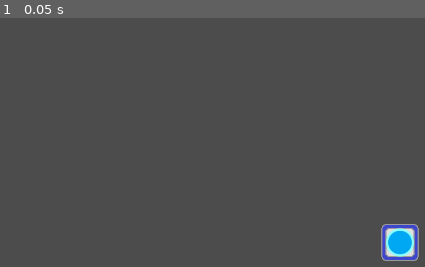
Above: before the commit, frame 1.
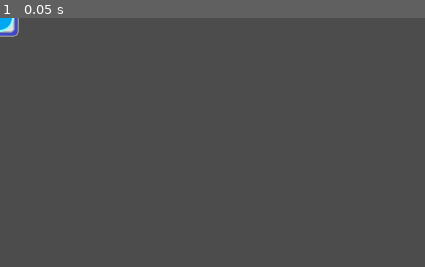
Above: after the commit, the same moment.

Repository: afkpuezo/blinkshooter
Game: Godot game, scene res://scenes/ui/action_ui/action_ui_tile.tscn
Two runs of this game, one before a commit and one after it. Both use one fixed random seed, a clock stepped at 60 frames per second and the inputs below. This scene is started directly instead of the project's main scene.
Inputs:
- Up to frame 1 (0.05 s): no input

The runs differ from the first frame. In frame 1, 1.6% of the frame differs, in the area x 0-99%, y 0-98%.

Commit message:
progress on ActionUIPanel

Diff:
--- a/project.godot
+++ b/project.godot
@@ -20,6 +20,11 @@
 "path": "res://scenes/units/player/player_components/action_bar.gd"
 }, {
 "base": "Control",
+"class": "ActionUIPanel",
+"language": "GDScript",
+"path": "res://scenes/ui/action_ui/action_ui_panel.gd"
+}, {
+"base": "Control",
 "class": "ActionUITile",
 "language": "GDScript",
 "path": "res://scenes/ui/action_ui/action_ui_tile.gd"
@@ -237,6 +242,7 @@
 _global_script_class_icons={
 "Action": "",
 "ActionBar": "",
+"ActionUIPanel": "",
 "ActionUITile": "",
 "AreaOverTimeAttack": "",
 "Blink": "",
--- a/scenes/demos/demo.tscn
+++ b/scenes/demos/demo.tscn
@@ -16,11 +16,14 @@
 [ext_resource path="res://scenes/ui/action_ui/assets/shuriken_item.png" type="Texture" id=14]
 [ext_resource path="res://scenes/actions/shuriken/shuriken_action.tscn" type="PackedScene" id=15]
 [ext_resource path="res://scenes/ui/action_ui/assets/small_gun_item.png" type="Texture" id=16]
+[ext_resource path="res://scenes/ui/action_ui/action_ui_panel.tscn" type="PackedScene" id=17]
 [ext_resource path="res://scenes/ui/action_ui/assets/big_gun_item.png" type="Texture" id=18]
 
 [node name="World" type="Node2D"]
 
 [node name="PlayerUI" parent="." instance=ExtResource( 12 )]
+
+[node name="ActionUIPanel" parent="PlayerUI" instance=ExtResource( 17 )]
 
 [node name="Tiles" type="Node2D" parent="."]
 
--- /dev/null
+++ b/scenes/ui/action_ui/action_ui_panel.gd
@@ -0,0 +1,77 @@
+extends Control
+class_name ActionUIPanel
+## This scene manages the UI tiles for one type of action - Actions or Weapons
+
+# these should be set before _ready
+var is_action = true # what type is monitored, as opposed to weapon
+var center_justified = true # as opposed to left justified
+
+var tiles := []
+export var tile_spacing := 92 # measured between the CENTER of each tile
+
+export var action_event := "player_action_bar_tick"
+export var weapon_event := "player_weapon_bar_tick"
+
+export(Array) var hotkeys = ["z", "x", "c", "v", "b"] # better way to get this?
+
+export(PackedScene) var tile_scene
+
+
+func _ready() -> void:
+	GameEvents.connect(
+		action_event if is_action else weapon_event,
+		self,
+		"on_tick"
+	)
+
+
+## updates tiles based on message from the ActionBar
+## if there is a new type, the tile placement will be re-calculated
+## (assumes the relative order of existing actions will be maintained)
+## msg format: 'actions': array of dictionaries, each dictionary has these fields:
+##		name, cooldown_remaining, can_trigger, was_triggered_this_frame
+func on_tick(msg):
+	var tile_index := 0
+	var actions: Array = msg['actions']
+	var should_update_placement := false
+
+	for action_index in range(len(actions)):
+		var action_dict: Dictionary = actions[action_index]
+
+		if action_dict['name'] == "empty":
+			continue
+
+		var tile: ActionUITile = tiles[tile_index] if tile_index < len(tiles) else null
+
+		if tile == null or tile.type != action_dict['name']:
+			tile = tile_scene.instance()
+			tile.set_type(action_dict['name'])
+			should_update_placement = true
+
+			tiles.insert(tile_index, tile)
+			tile_index += 1 # account for adding new tile
+			add_child(tile)
+
+		# this part happens whether or not the tile is new
+		tile.set_cooldown(action_dict['cooldown_remaining'])
+		tile.set_can_trigger(action_dict['can_trigger'])
+		tile.set_was_triggered(action_dict['was_triggered_this_frame'])
+
+		# clamping index makes sure that insert works
+		tile_index += 1
+		tile_index = min(tile_index, len(tiles))
+	# end for action_index
+	if should_update_placement:
+		update_tile_placement()
+
+
+## called when a new tile is added
+func update_tile_placement():
+	# determine starting position based on justification and number of tiles
+	var are_tiles_even = len(tiles) % 2 == 0
+	var starting_x = (tile_spacing / -2) if are_tiles_even else 0
+
+	if center_justified:
+		pass # TODO CONTINUE HERE
+	else:
+		pass
--- a/scenes/ui/action_ui/action_ui_panel.tscn
+++ b/scenes/ui/action_ui/action_ui_panel.tscn
@@ -1,5 +1,10 @@
-[gd_scene format=2]
+[gd_scene load_steps=3 format=2]
+
+[ext_resource path="res://scenes/ui/action_ui/action_ui_panel.gd" type="Script" id=1]
+[ext_resource path="res://scenes/ui/action_ui/action_ui_tile.tscn" type="PackedScene" id=2]
 
 [node name="ActionUIPanel" type="Control"]
 anchor_right = 1.0
 anchor_bottom = 1.0
+script = ExtResource( 1 )
+tile_scene = ExtResource( 2 )
--- a/scenes/ui/action_ui/action_ui_tile.gd
+++ b/scenes/ui/action_ui/action_ui_tile.gd
@@ -2,17 +2,20 @@
 class_name ActionUITile
 ## Component of the Action UI, this models a single equipped action
 
+var type: String = "Default"
 
 export(Color) var default_modulate
 export(Color) var not_ready_modulate
+
+export var no_cooldown_threshold := 0.1
 
 # keys are the actual node names of actions
 # NOTE: wasn't sure how/where to have this
 const types_to_textures = {
 	"Default": "res://scenes/ui/action_ui/assets/blink_item.png",
 	"Blink": "res://scenes/ui/action_ui/assets/blink_item.png",
-	"Sawblade": "res://scenes/ui/action_ui/assets/sawblade_item.png",
-	"Shuriken": "res://scenes/ui/action_ui/assets/shuriken_item.png",
+	"SawbladeAction": "res://scenes/ui/action_ui/assets/sawblade_item.png",
+	"ShurikenAction": "res://scenes/ui/action_ui/assets/shuriken_item.png",
 	"SmallGun": "res://scenes/ui/action_ui/assets/small_gun_item.png",
 	"BigGun": "res://scenes/ui/action_ui/assets/big_gun_item.png",
 }
@@ -26,16 +29,19 @@
 
 func _ready() -> void:
 	set_can_trigger()
-
-
-## type should be the name of the Action node
-func set_type(type: String):
 	var texture
 	if type in types_to_textures:
 		texture = types_to_textures[type]
 	else:
 		texture = types_to_textures['Default']
-	sprite.texture = texture
+	sprite.texture = load(texture)
+
+
+## type should be the name of the Action node
+## should be called BEFORE ready
+func set_type(new_type: String):
+	type = new_type
+
 
 func set_can_trigger(value = true):
 	if value:
@@ -44,16 +50,17 @@
 		sprite.modulate = not_ready_modulate
 
 
-func set_triggered():
-	anim.stop()
-	anim.play("Triggered")
+func set_was_triggered(value = false):
+	if value:
+		anim.stop()
+		anim.play("Triggered")
 
 
 ## takes care of formatting
 func set_cooldown(amount: float):
 	var text: String
 
-	if amount == 0:
+	if amount == 0 or amount < no_cooldown_threshold:
 		text = ""
 	elif amount >= 1:
 		text = String(ceil(amount))
--- a/scenes/ui/action_ui/action_ui_tile.tscn
+++ b/scenes/ui/action_ui/action_ui_tile.tscn
@@ -56,6 +56,3 @@
 margin_bottom = 8.0
 custom_fonts/font = ExtResource( 4 )
 uppercase = true
-
-[node name="Camera2D" type="Camera2D" parent="."]
-current = true
--- a/scenes/units/player/player_components/action_bar.gd
+++ b/scenes/units/player/player_components/action_bar.gd
@@ -110,13 +110,13 @@
 		if action == null:
 			sub['name'] = "empty"
 			sub['cooldown_remaining'] = 0.0
-			sub['can_be_triggered'] = false
-			sub['triggered_this_frame'] = false
+			sub['can_trigger'] = false
+			sub['was_triggered_this_frame'] = false
 		else:
 			sub['name'] = action.name
 			sub['cooldown_remaining'] = action.get_remaining_cooldown()
-			sub['can_be_triggered'] = action.can_do_action()
-			sub['triggered_this_frame'] = actions_triggered_this_frame[x]
+			sub['can_trigger'] = action.can_do_action() # should I rename can_do_action?
+			sub['was_triggered_this_frame'] = actions_triggered_this_frame[x]
 
 		actions_arr.append(sub)
 	# end for x
Not shown: 1 places in scenes/demos/demo.tscn that only renumber resources
